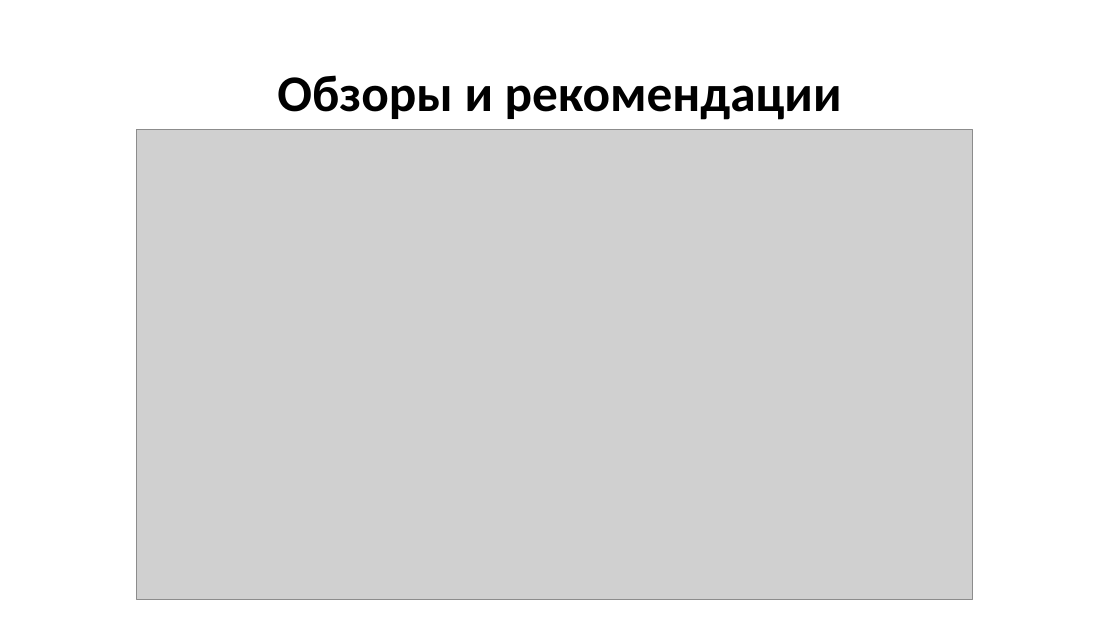
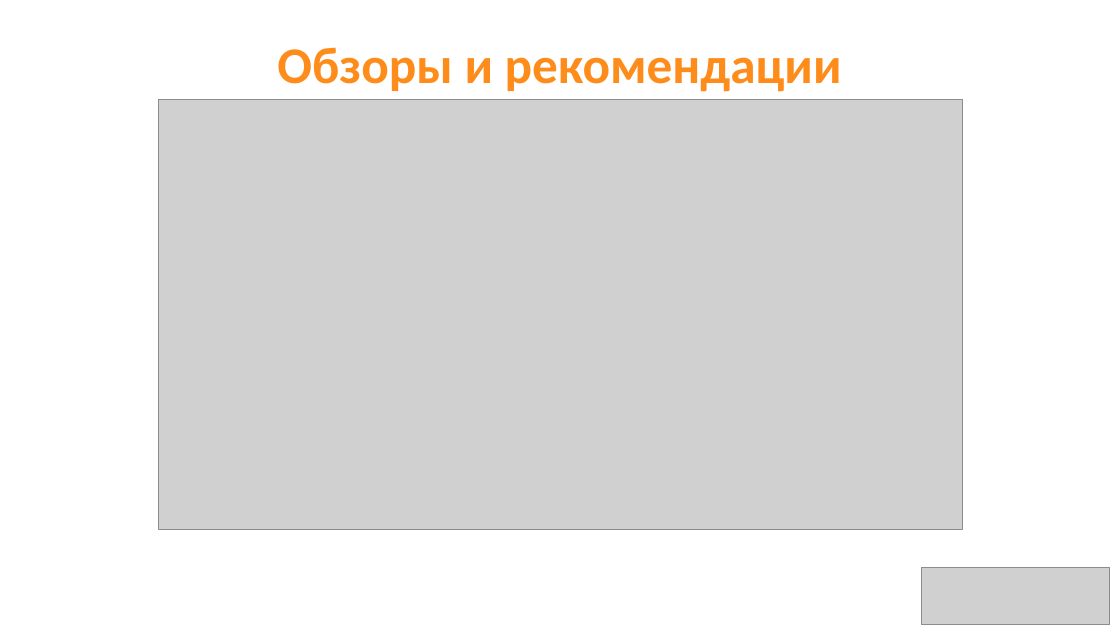
Before and after one commit to aaalace/D-Compare, a slide deck: slide 10 of presentation.pptx (slide 7 before the commit). Drawn at 1120x630 pixels with LibreOffice and Linux fonts; fonts in the diff are those of the drawing; grey boxes stand for pictures. Boxes give left, top, right and bottom in pixels: in the first picture for what was removed or moved away, otherwise in the second. Text is boxed around its words. In the diff, an @@ line names an element or a change of style, - is before the commit and + after.

```diff
--- a/presentation.pptx
+++ b/presentation.pptx
@@ title "Обзоры и рекомендации" at [277,47,842,92]: text colour #000000 to #FE8C1A @@
@@ picture: place and size @@
-picture at [137,129,973,600]
+picture at [158,99,962,529]
@@ picture added at [922,568,1109,625] @@
```
Also in this commit, not shown: 7 other slides changed, 3 slides added, 1 other file.
